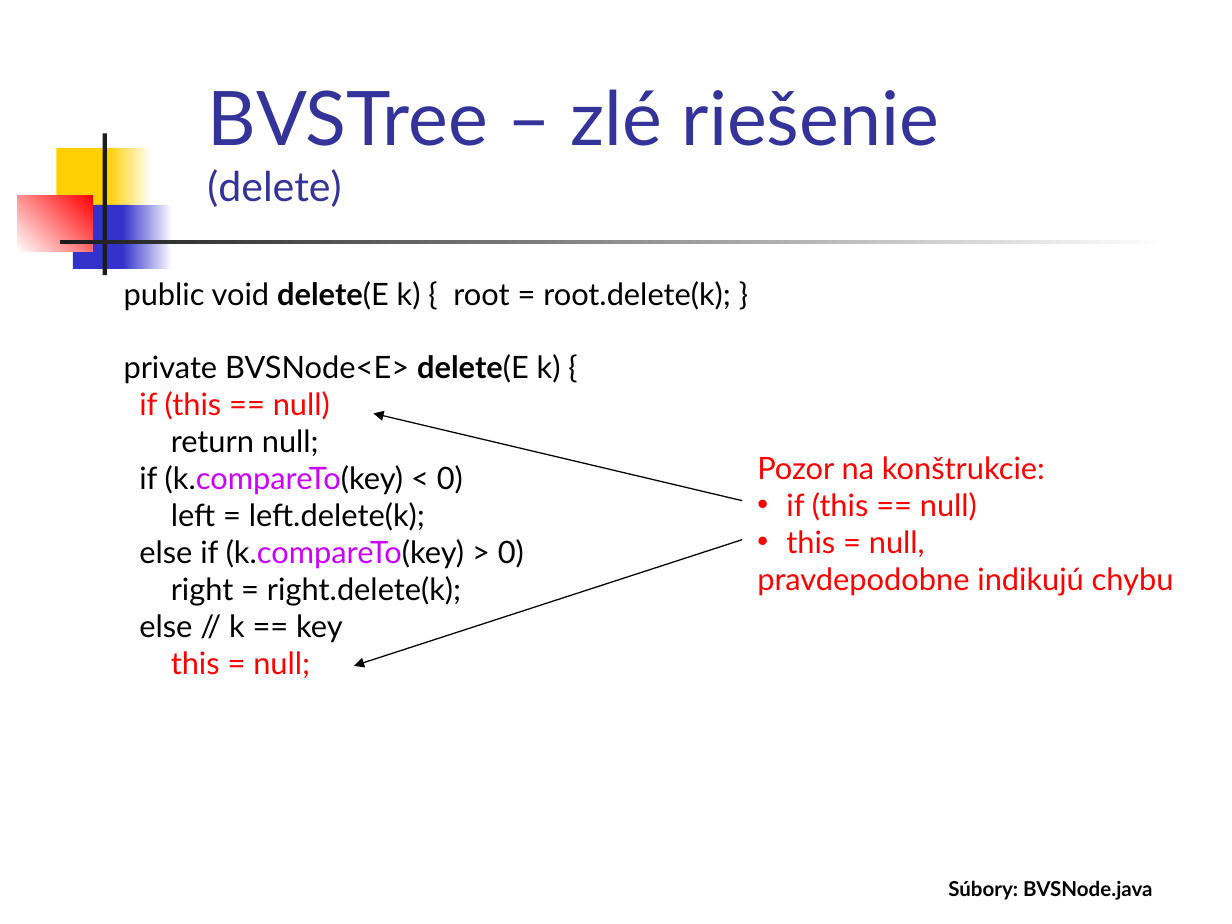
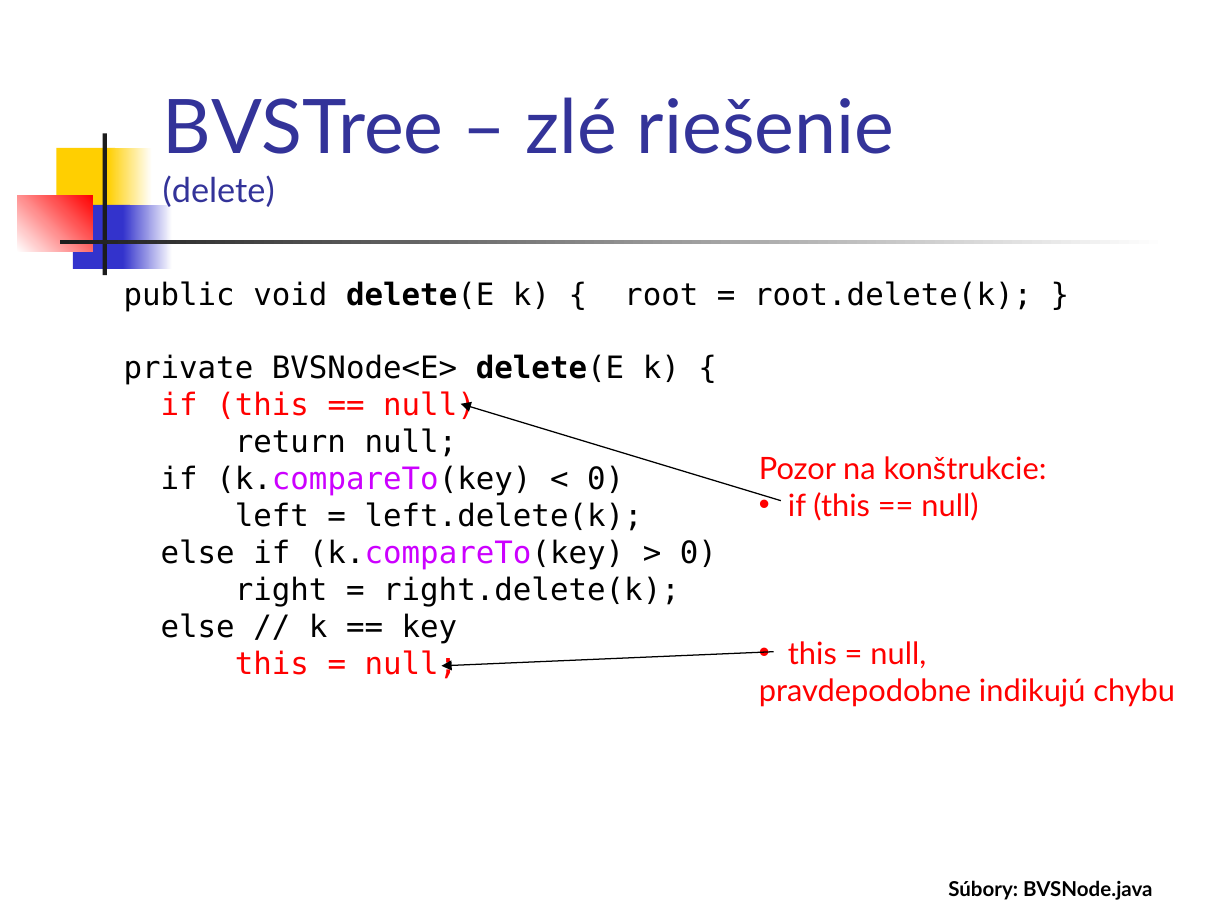
Before and after one commit to Programovanie4/Prednasky, a slide deck: slide 15 of 06/06_java_intro.ppt (slide 14 before the commit). Drawn at 1232x924 pixels with LibreOffice and Linux fonts; fonts in the diff are those of the drawing. Boxes give left, top, right and bottom in pixels: in the first picture for what was removed or moved away, otherwise in the second. Text is boxed around its words. In the diff, an @@ line names an element or a change of style, - is before the commit and + after.

```diff
--- a/06/06_java_intro.ppt
+++ b/06/06_java_intro.ppt
@@ title "BVSTree – zlé riešenie (delete)": place and size @@
-title "BVSTree – zlé riešenie (delete)" at bbox=[207, 89, 939, 207]
+title "BVSTree – zlé riešenie (delete)" at bbox=[163, 97, 894, 207]
@@ title "BVSTree – zlé riešenie (delete)" at bbox=[163, 97, 894, 207]: size 24 to 20 pt in "(delete)" @@
@@ text "public void delete(E k) { ..." at bbox=[124, 281, 1032, 679]: font Lato to DejaVu Sans Mono @@
@@ arrow moved from (742, 500) - (373, 414) to (781, 500) - (461, 404) @@
@@ text "Pozor na konštrukcie:" rewrapped from bbox=[757, 456, 1174, 596] to bbox=[759, 456, 1175, 707] @@
@@ arrow moved from (742, 540) - (354, 665) to (774, 652) - (441, 665) @@
```
Also in this commit, not shown: 10 other slides changed, 1 slide added, 3 other files.
